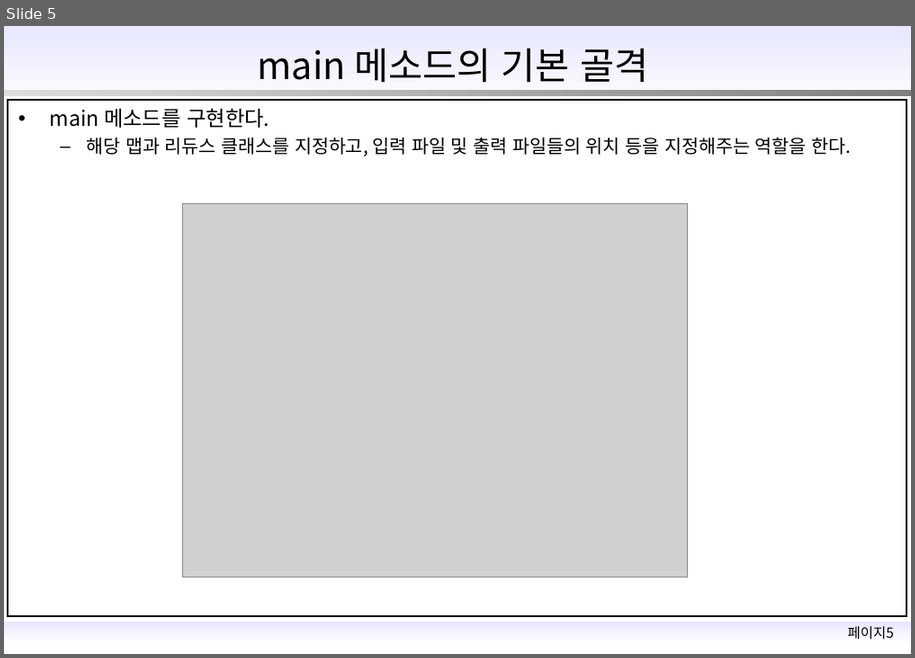
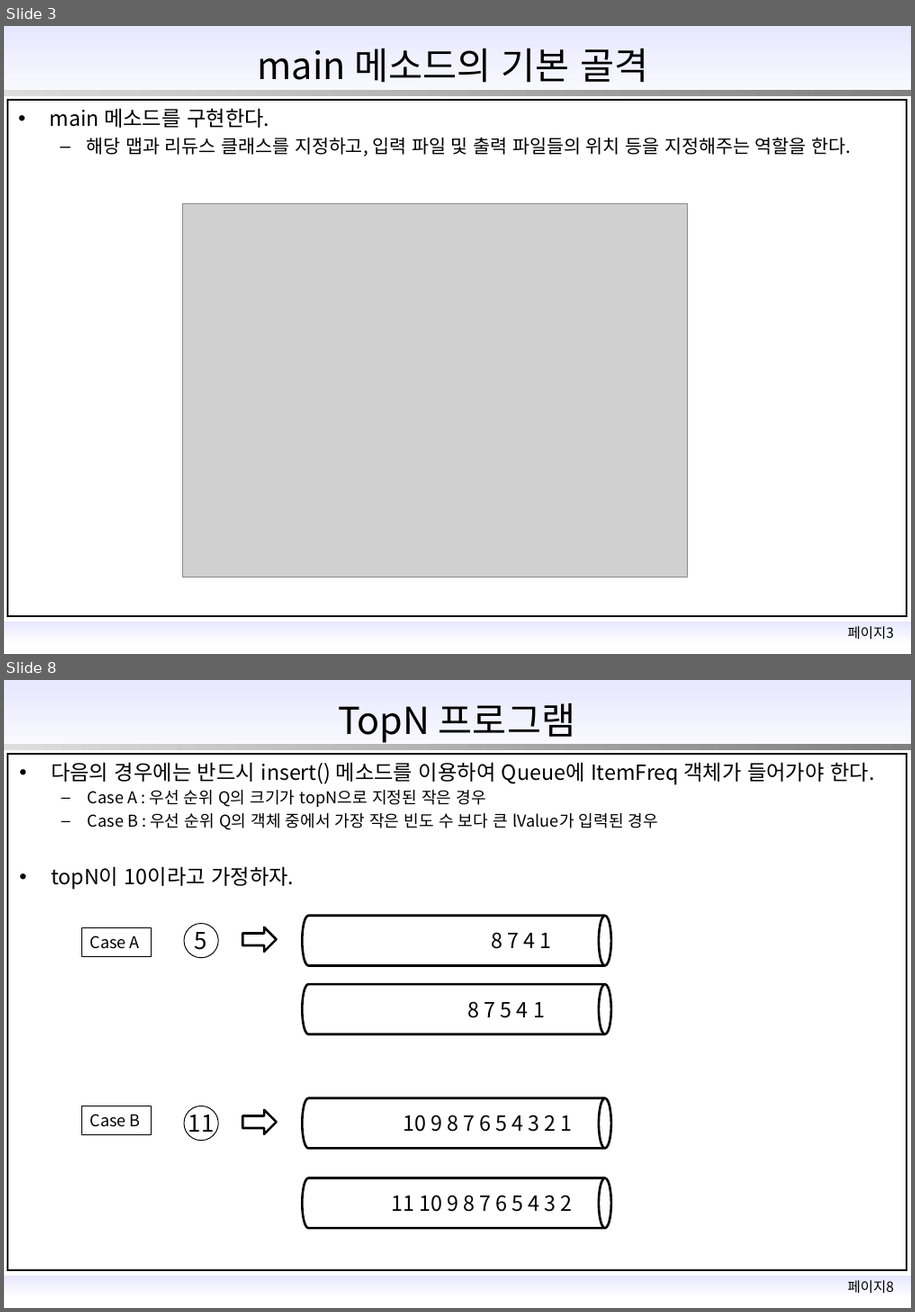
Before and after one commit to vt0311/acorn_hadoop, a slide deck: 맵리듀스.pptx. Shown one above the other, each under a label of ours: slide 5 before the commit, slides 3 and 8 after it; the slides between them are not shown. The pictures are 915x658 and 915x1312 pixels, drawn with LibreOffice and Linux fonts; fonts in the diff are those of the drawing; grey boxes stand for pictures; background and template pictures are left out. Boxes give left, top, right and bottom in pixels: in the first picture for what was removed or moved away, otherwise in the second. Text is boxed around its words. In the diff, an @@ line names an element or a change of style, - is before the commit and + after.

```diff
--- a/맵리듀스.pptx
+++ b/맵리듀스.pptx
@@ slide 8 added at [4, 680, 911, 1308], background #FFFFFF; not listed: 5 template elements that a slide beside it also shows @@
@@ title added at [338, 703, 576, 743], 32 pt, text #000000 @@
+TopN 프로그램
@@ text added at [51, 762, 874, 890], 14 pt, text #000000 @@
+• 다음의 경우에는 반드시 insert() 메소드를 이용하여 Queue에 ItemFreq 객체가 들어가야 한다.
+  – Case A : 우선 순위 Q의 크기가 topN으로 지정된 작은 경우
+  – Case B : 우선 순위 Q의 객체 중에서 가장 작은 빈도 수 보다 큰 lValue가 입력된 경우
+  • topN이 10이라고 가정하자.
@@ cylinder added at [303, 916, 612, 966], fill #FFFFFF, outline #000000 2 pt @@
@@ rectangle added at [82, 928, 152, 956], outline #000000 0.25 pt, 14 pt, text #000000 @@
+Case A
@@ ellipse added at [184, 924, 218, 958], fill #FFFFFF, outline #000000 0.75 pt, 20 pt, text #000000 @@
+5
@@ right arrow added at [242, 928, 276, 952], fill #FFFFFF, outline #000000 2 pt @@
@@ text added at [492, 932, 552, 949], 18 pt, text #000000 @@
+8 7 4 1
@@ cylinder added at [303, 984, 612, 1035], fill #FFFFFF, outline #000000 2 pt @@
@@ text added at [468, 1001, 545, 1018], 18 pt, text #000000 @@
+8 7 5 4 1
@@ rectangle added at [82, 1107, 152, 1134], outline #000000 0.25 pt, 14 pt, text #000000 @@
+Case B
@@ ellipse added at [184, 1107, 218, 1141], fill #FFFFFF, outline #000000 0.75 pt, 20 pt, text #000000 @@
+11
@@ right arrow added at [242, 1109, 276, 1134], fill #FFFFFF, outline #000000 2 pt @@
@@ cylinder added at [303, 1098, 612, 1149], fill #FFFFFF, outline #000000 2 pt @@
@@ text added at [403, 1115, 573, 1132], 18 pt, text #000000 @@
+10 9 8 7 6 5 4 3 2 1
@@ cylinder added at [303, 1178, 612, 1228], fill #FFFFFF, outline #000000 2 pt @@
@@ text added at [391, 1195, 573, 1212], 18 pt, text #000000 @@
+11 10 9 8 7 6 5 4 3 2
@@ what was slide 5 is now slide 3 @@
@@ text at [848, 626, 894, 640]: text changed @@
-페이지5
+페이지3
```
Also in this commit, not shown: 2 slides changed, 7 other slides added, 1 other file.
